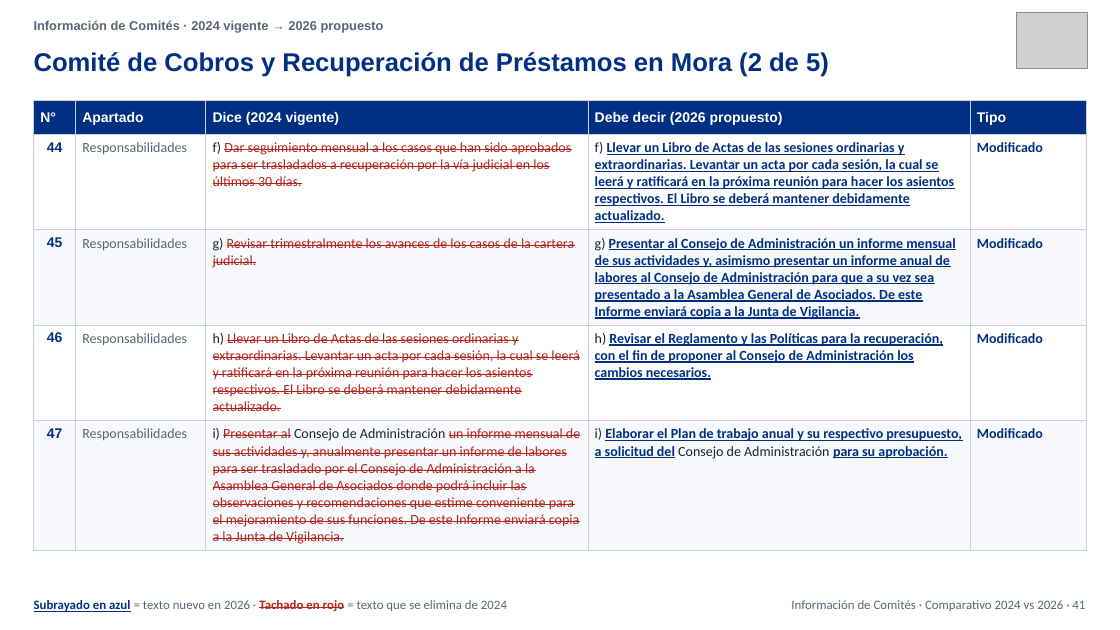
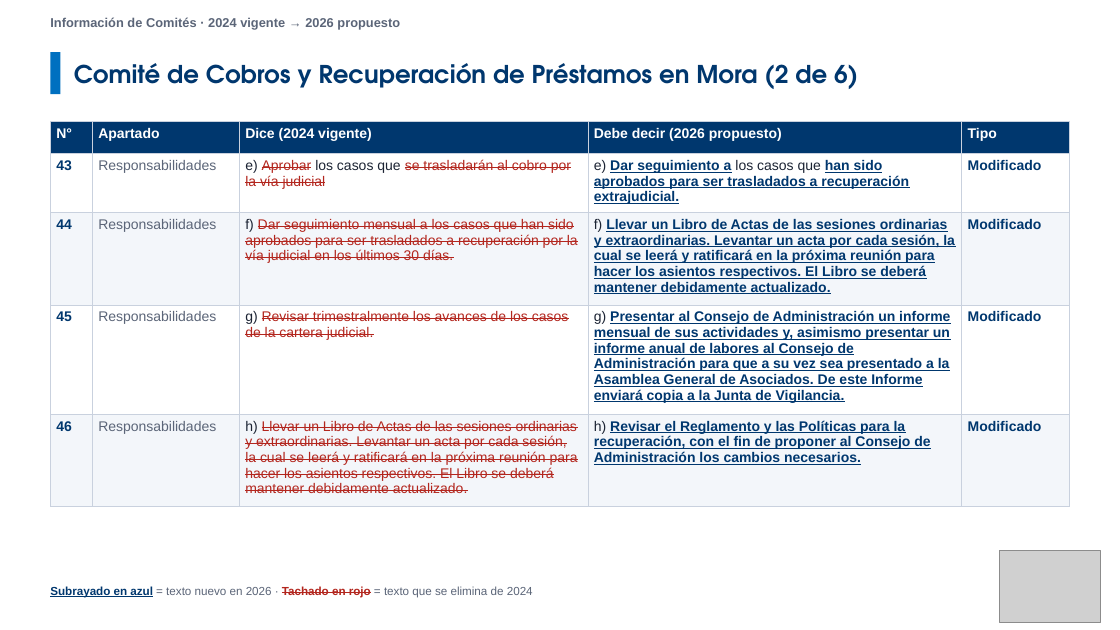
Before and after one commit to menjivar201280/riesgo, a slide deck: slide 45 of politicas/Comparativo_Comite_Riesgos_V03_vs_V04.pptx (slide 41 before the commit). Drawn at 1120x630 pixels with LibreOffice and Linux fonts; fonts in the diff are those of the drawing; grey boxes stand for pictures. Boxes give left, top, right and bottom in pixels: in the first picture for what was removed or moved away, otherwise in the second. Text is boxed around its words. In the diff, an @@ line names an element or a change of style, - is before the commit and + after.

```diff
--- a/politicas/Comparativo_Comite_Riesgos_V03_vs_V04.pptx
+++ b/politicas/Comparativo_Comite_Riesgos_V03_vs_V04.pptx
@@ text "Información de Comités · 2024 ..." moved from (x1=34, y1=20, x2=384, y2=33) to (x1=50, y1=17, x2=400, y2=30) @@
@@ text "Información de Comités · 2024 ..." at (x1=50, y1=17, x2=400, y2=30): vertical alignment middle to top @@
@@ picture removed at (x1=1017, y1=13, x2=1088, y2=68) @@
@@ rectangle added at (x1=50, y1=52, x2=60, y2=94), fill #0070C0 @@
@@ text at (x1=74, y1=63, x2=858, y2=89): text changed; size 22 to 21 pt; font Arial to TeX Gyre Adventor; text colour #003082 to #00376E @@
-Comité de Cobros y Recuperación de Préstamos en Mora (2 de 5)
+Comité de Cobros y Recuperación de Préstamos en Mora (2 de 6)
@@ table at (x1=50, y1=122, x2=1070, y2=497) @@
+row 2: 43 | Responsabilidades | e) Aprobar los casos que se trasladarán al cobro por la vía judicial | e) Dar seguimiento a los casos que han sido aprobados para ser trasladados a recuperación extrajudicial. | Modificado
-row 5: 47 | Responsabilidades | i) Presentar al Consejo de Administración un informe mensual de sus actividades y, anualmente presentar un informe de labores para ser trasladado por el Consejo de Administración a la Asamblea General de Asociados donde podrá incluir las observaciones y recomendaciones que estime conveniente para el mejoramiento de sus funciones. De este Informe enviará copia a la Junta de Vigilancia. | i) Elaborar el Plan de trabajo anual y su respectivo presupuesto, a solicitud del Consejo de Administración para su aprobación. | Modificado
@@ fill #003082 to #00376E in row 1 @@
@@ fill #F7F9FC to #F3F6FA in 10 cells @@
@@ font Calibri to Arial in "Responsabilidades", "Modificado", "Responsabilidades", "Modificado" and 4 more places @@
@@ text colour #003082 to #00376E in "Modificado", "Modificado", "Modificado", "Modificado" @@
@@ table resized from (x1=34, y1=101, x2=1086, y2=548) to (x1=50, y1=122, x2=1070, y2=497) @@
@@ picture added at (x1=1000, y1=550, x2=1101, y2=623) @@
@@ text "Subrayado en azul = texto ..." moved from (x1=34, y1=600, x2=507, y2=612) to (x1=50, y1=586, x2=533, y2=598) @@
@@ text "Subrayado en azul = texto ..." at (x1=50, y1=586, x2=533, y2=598): size 11 to 10 pt, font Calibri to Arial; text colour #003082 to #00376E in "Subrayado en azul"; vertical alignment middle to top @@
@@ text removed at (x1=791, y1=600, x2=1085, y2=611) @@
-Información de Comités · Comparativo 2024 vs 2026 · 41
```
Also in this commit, not shown: 68 other slides changed, 14 slides added, 2 slides removed.
